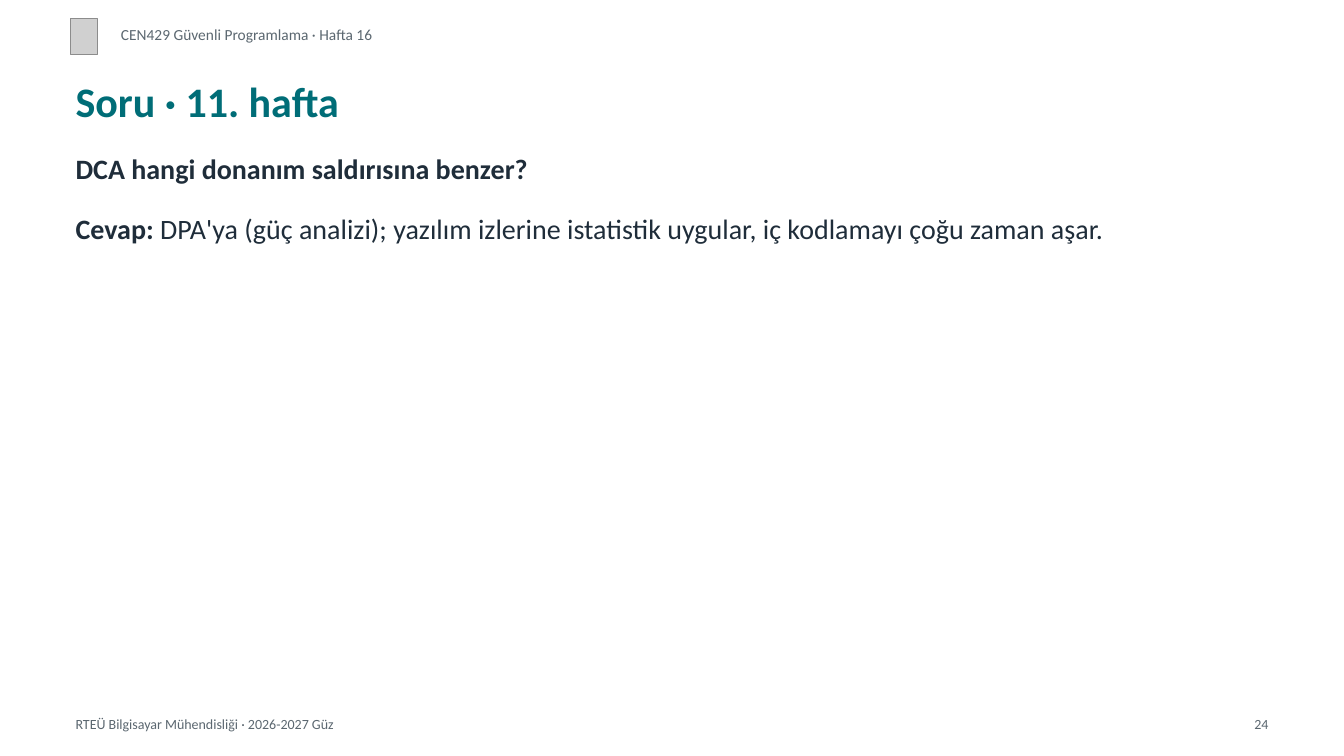
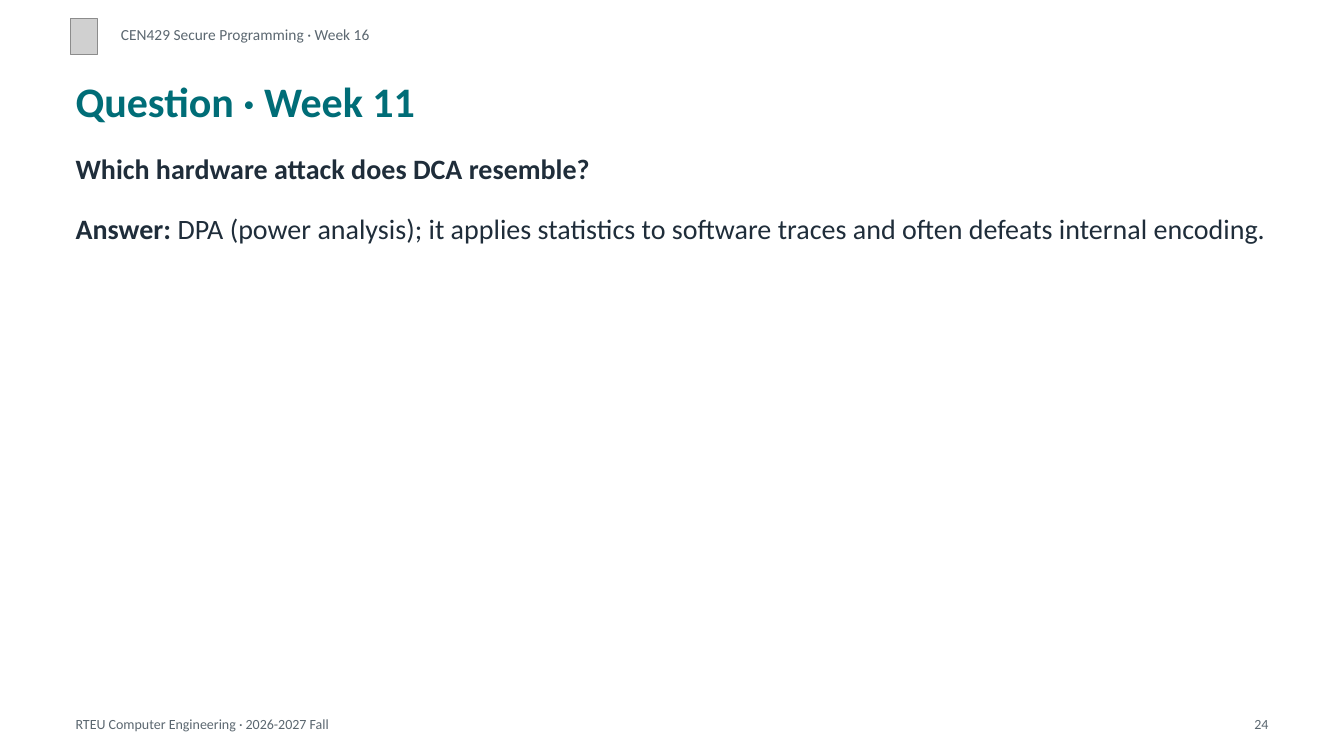
Before and after one commit to ucoruh/cen429-secure-programming, a slide deck: slide 24 of docs/week-16/cen429-week-16-sunum.en.pptx. Drawn at 1344x756 pixels with LibreOffice and Linux fonts; fonts in the diff are those of the drawing; grey boxes stand for pictures. Boxes give left, top, right and bottom in pixels: in the first picture for what was removed or moved away, otherwise in the second. Text is boxed around its words. In the diff, an @@ line names an element or a change of style, - is before the commit and + after.

Commit message:
EN: H1, H2, H4, H5, H6 notları ve ilk İngilizce deste; derleyiciye EN sunum desteği
Çeviriler (TR -> EN satır): H1 2677->2757 · H2 2456->2578 · H4 2276->2350
· H5 1968->2042 · H6 1814->1847. Her birinde başlık, görsel, kod bloğu,
soru, kutu ve sekmeli blok sayıları Türkçesiyle birebir; görsel yolları
değişmedi, iç bağlantı çapaları İngilizce başlıklara göre yeniden
üretilip çözüldükleri doğrulandı.

**Derleyici eksiği giderildi:** build_outputs.py İngilizce sunum
kaynağını hiç desteklemiyordu; Türkçe HTML'i kopyalayıp İngilizce adıyla
kaydediyordu. Artık `slides/week-N/cen429-week-N.en.md` varsa sunum HTML,
PDF ve PPTX o kaynaktan üretiliyor; yoksa eski davranış (kopyalama)
sürüyor. İlk İngilizce deste (H16, 31 slayt) bu yolla derlenip doğrulandı.

Ayrıca H2'de iki yanlış çapraz atıf düzeltildi: olmayan "Demo 16" ->
"Demo 05" (iki yer) ve "bölüm 8 ile birlikte" -> "bölüm 11 ile birlikte".
Görsellerin çevresine eksik kalan boş satırlar 8 dosyada tamamlandı.

```diff
--- a/docs/week-16/cen429-week-16-sunum.en.pptx
+++ b/docs/week-16/cen429-week-16-sunum.en.pptx
@@ text at <box>121,29,370,43</box>: text changed @@
-CEN429 Güvenli Programlama · Hafta 16
+CEN429 Secure Programming · Week 16
@@ text at <box>76,87,414,123</box>: text changed @@
-Soru · 11. hafta
+Question · Week 11
@@ text at <box>76,159,590,180</box>: text changed @@
-DCA hangi donanım saldırısına benzer?
+Which hardware attack does DCA resemble?
@@ text at <box>76,218,1265,244</box>: text changed @@
-Cevap: DPA'ya (güç analizi); yazılım izlerine istatistik uygular, iç kodlamayı çoğu zaman aşar.
+Answer: DPA (power analysis); it applies statistics to software traces and often defeats internal encoding.
@@ text at <box>76,719,329,732</box>: text changed @@
-RTEÜ Bilgisayar Mühendisliği · 2026-2027 Güz
+RTEU Computer Engineering · 2026-2027 Fall
```
Also in this commit, not shown: 19 other slides changed, 11 slides added, 11 slides removed, 15 other files.
